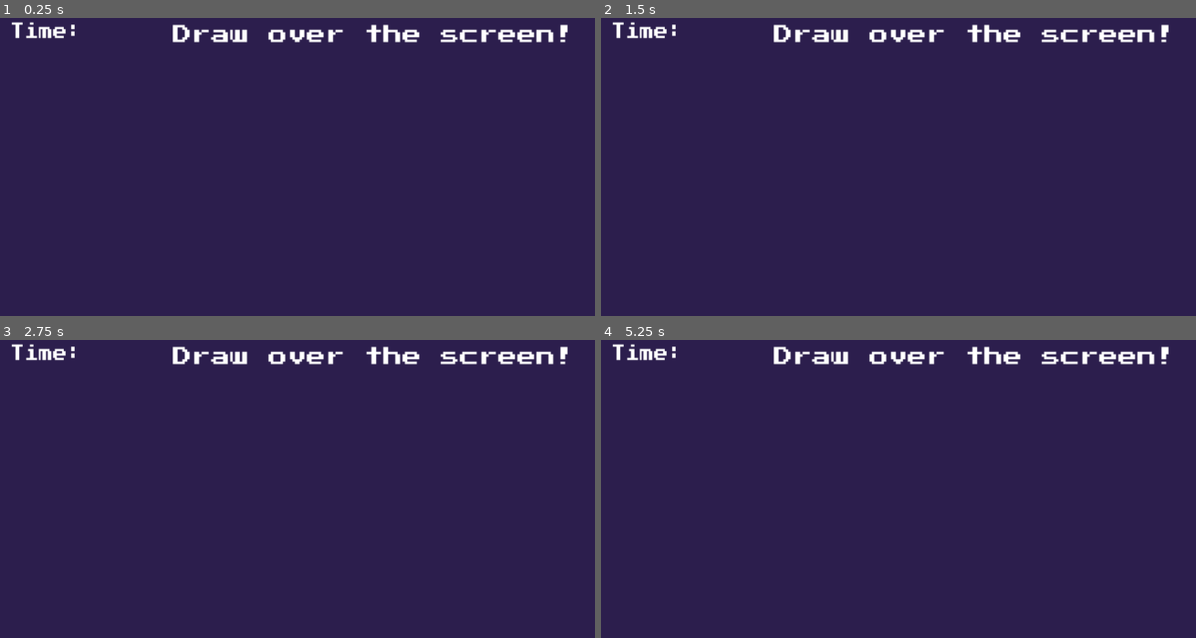
Above: before the commit, frames 1-4 (two rows, left to right).
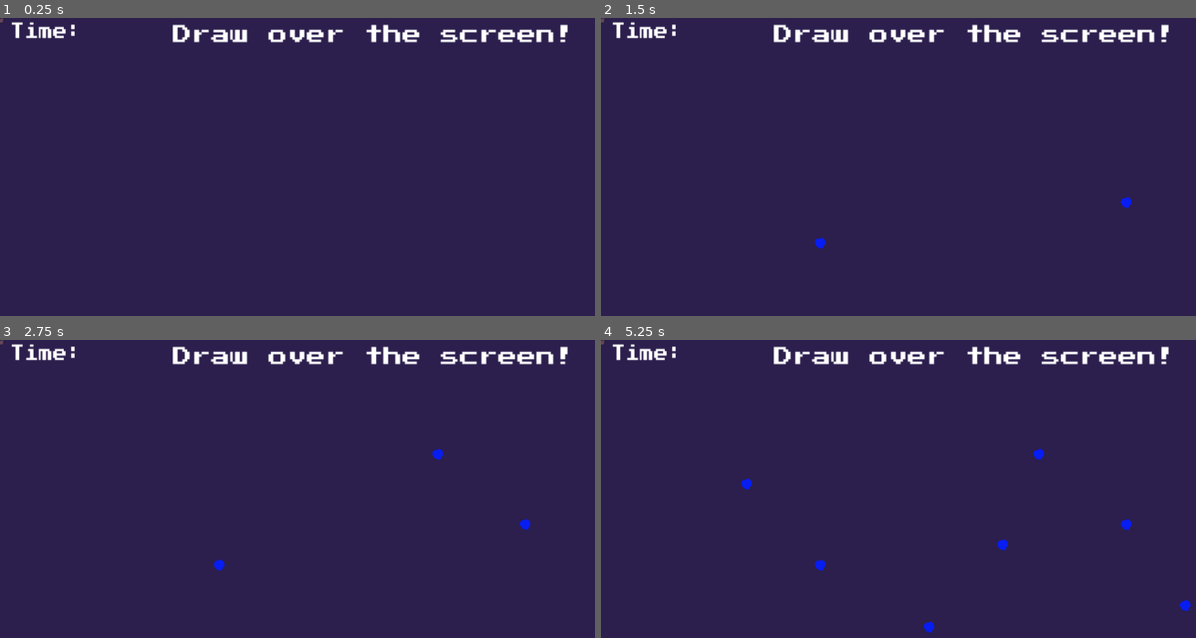
Above: after the commit, the same moments.

Repository: kwrightsk/game-jam-january-2026
Game: Godot game, scene res://Scenes/colouring_book.tscn
Same seed, same stepped clock (60 frames per second), same inputs: the game is played once before the commit and once after it. This scene is started directly instead of the project's main scene.
Inputs (mouse positions are in pixels of both pictures, inside the frame that each line leads up to):
- Up to frame 1 (0.25 s): no input
- Up to frame 2 (1.5 s): tap Enter at 0.5 s; move the mouse to (1124, 202) at 0.52 s; press the mouse at (1124, 202) at 0.53 s; tap Space at 1.25 s; move the mouse to (821, 244) at 1.27 s; release the mouse at (821, 244) at 1.28 s; click (821, 244) at 1.35 s
- Up to frame 3 (2.75 s): tap Enter at 2 s; move the mouse to (440, 456) at 2.02 s; press the mouse at (440, 456) at 2.03 s
- Up to frame 4 (5.25 s): tap Space at 2.75, 4.25 s; move the mouse to (928, 626) at 2.77 s; release the mouse at (928, 626) at 2.78 s; click (928, 626) at 2.85 s; tap Enter at 3.5 s; move the mouse to (1184, 605) at 3.52 s; press the mouse at (1184, 605) at 3.53 s; move the mouse to (749, 483) at 4.27 s; release the mouse at (749, 483) at 4.28 s; click (749, 483) at 4.35 s; move the mouse to (999, 545) at 5.02 s; press the mouse at (999, 545) at 5.03 s

The runs differ from the first frame. In frame 1, less than 0.1% of the frame differs, in the area x 0-1%, y 0-2%; in frame 2, 0.1%; in frame 3, 0.2%; in frame 4, 0.4%, in the area x 0-100%, y 0-99%.

Commit message:
imported paint sprites and instanstiates paint onto screen when mouse is pressed

Diff:
--- a/Scenes/colouring_book.tscn
+++ b/Scenes/colouring_book.tscn
@@ -16,8 +16,10 @@
 wait_time = 10.0
 
 [node name="Background" type="CanvasLayer" parent="."]
+layer = -1
 
 [node name="ColorRect" type="ColorRect" parent="Background"]
+z_index = -3
 anchors_preset = 15
 anchor_right = 1.0
 anchor_bottom = 1.0
@@ -54,6 +56,7 @@
 text = "Time:"
 
 [node name="Paint" parent="." instance=ExtResource("2_vs0pb")]
+visible = false
 script = ExtResource("1_45ish")
 
 [node name="ColourEaterBug" parent="." instance=ExtResource("2_fofd4")]
--- a/Scenes/paint.tscn
+++ b/Scenes/paint.tscn
@@ -1,3 +1,9 @@
-[gd_scene format=3 uid="uid://id30r6jh5ic6"]
+[gd_scene load_steps=2 format=3 uid="uid://id30r6jh5ic6"]
+
+[ext_resource type="Texture2D" uid="uid://dtvexav48peiw" path="res://assets/paint.png" id="1_tylwf"]
 
 [node name="Paint" type="Node2D"]
+
+[node name="Sprite2D" type="Sprite2D" parent="."]
+texture_filter = 1
+texture = ExtResource("1_tylwf")
--- a/scripts/colouring_book.gd
+++ b/scripts/colouring_book.gd
@@ -7,6 +7,13 @@
 	pass
 	#$MinigameTimer.start()
 	#$BugSpawnTimer.start()
+
+func _physics_process(delta: float) -> void:
+	if Input.is_action_pressed("MOUSE_BUTTON_LEFT"):
+		var paint_instance = paint.instantiate()
+		paint_instance.position = get_global_mouse_position()
+		add_child(paint_instance)
+		print("hi")
 
 func _on_minigame_timer_timeout() -> void:
 	print("you suck")
Not shown: 1 places in Scenes/colour_picker.tscn that only renumber resources
Not shown: 1 places in Scenes/game-over-screen.tscn that only renumber resources
Not shown: 1 places in Scenes/main_level.tscn that only renumber resources
Binary file added: assets/paint.png
Not shown, added: assets/paint.png.import
Not shown: 1 places in game-over-screen.tscn that only renumber resources
Not shown: 1 places in main_level.tscn that only renumber resources
